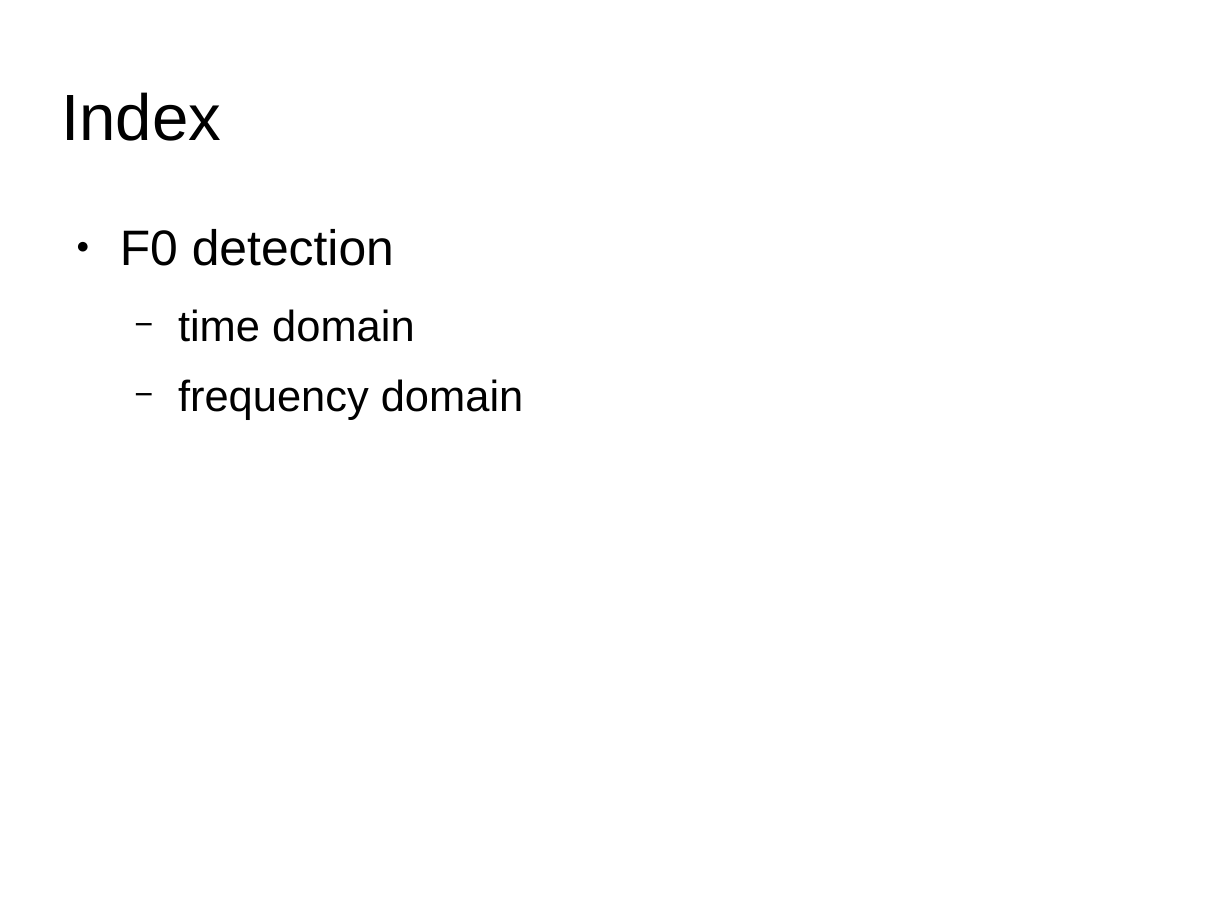
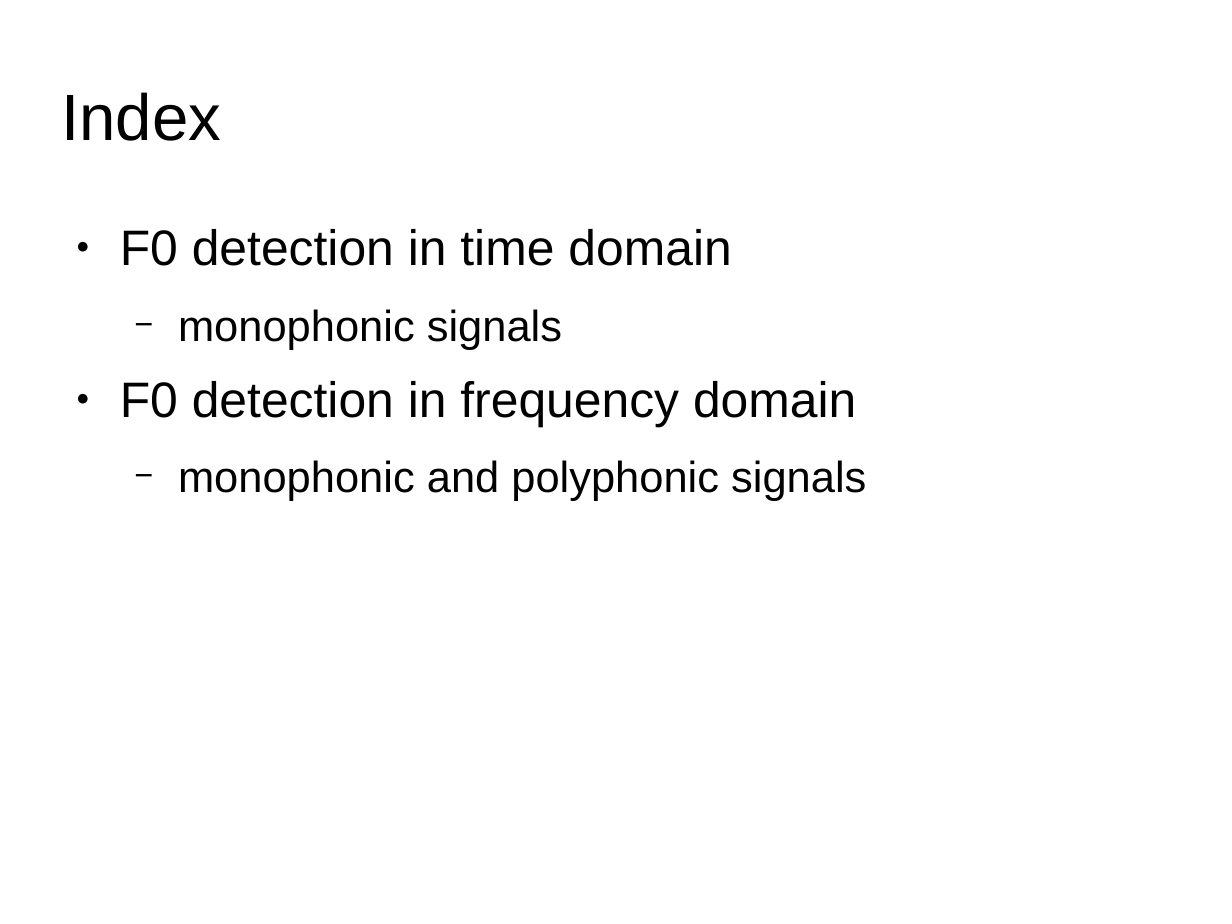
Before and after one commit to MTG/sms-tools, a slide deck: slide 2 of lectures/6-Harmonic-model/F0-detection.odp. Drawn at 1232x924 pixels with LibreOffice and Linux fonts; fonts in the diff are those of the drawing. Boxes give left, top, right and bottom in pixels: in the first picture for what was removed or moved away, otherwise in the second. Text is boxed around its words. In the diff, an @@ line names an element or a change of style, - is before the commit and + after.

```diff
--- a/lectures/6-Harmonic-model/F0-detection.odp
+++ b/lectures/6-Harmonic-model/F0-detection.odp
@@ text at bbox=[120, 229, 866, 501]: text changed; size 25.4 to 29.1 pt @@
-● F0 detection
-  − time domain
-  − frequency domain
+● F0 detection in time domain
+  − monophonic signals
+● F0 detection in frequency domain
+  − monophonic and polyphonic signals
```
Also in this commit, not shown: 6 other slides changed, 6 slides added, 4 slides removed, 29 other files.
